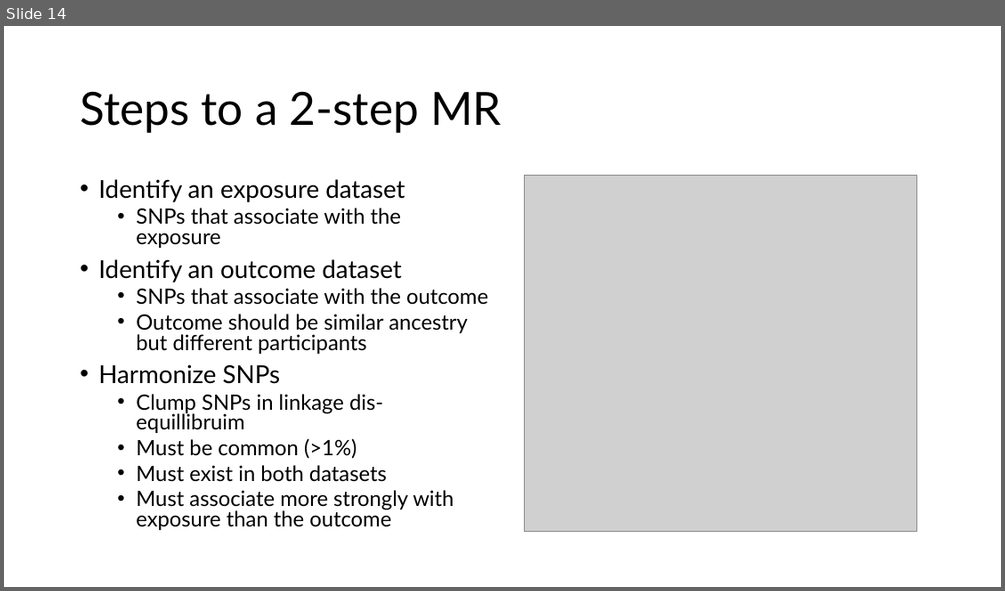
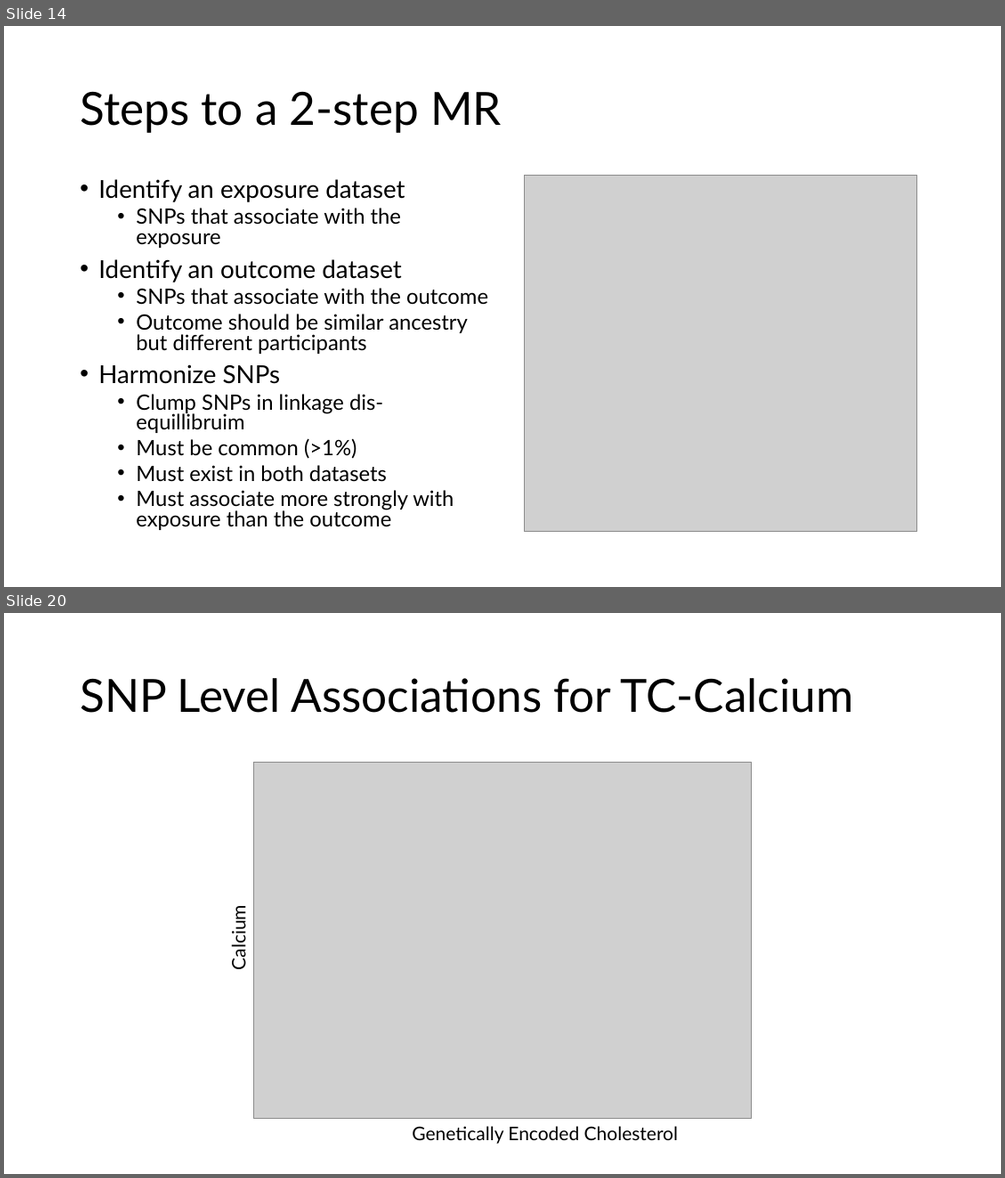
Before and after one commit to BridgesLab/PrecisionNutrition, a slide deck: Presentations/High Cholesterol Causes Bone Demineralization.pptx. Shown one above the other, each under a label of ours: slide 14 before the commit, slides 14 and 20 after it; the slides between them are not shown. The pictures are 1005x591 and 1005x1178 pixels, drawn with LibreOffice and Linux fonts; fonts in the diff are those of the drawing; grey boxes stand for pictures. Boxes give left, top, right and bottom in pixels: in the first picture for what was removed or moved away, otherwise in the second. Text is boxed around its words. In the diff, an @@ line names an element or a change of style, - is before the commit and + after.

Commit message:
Updated figures for cholesterol calcium analysis

```diff
--- a/Presentations/High Cholesterol Causes Bone Demineralization.pptx
+++ b/Presentations/High Cholesterol Causes Bone Demineralization.pptx
@@ slide 20 added at bbox=[4, 613, 1001, 1174], background #FFFFFF @@
@@ title added at bbox=[80, 678, 854, 713], 44 pt, text #000000 @@
+SNP Level Associations for TC-Calcium
@@ picture added at bbox=[254, 763, 752, 1119] @@
@@ text added at bbox=[227, 911, 250, 968], 18 pt, text #000000 @@
+Calcium
@@ text added at bbox=[412, 1126, 678, 1143], 18 pt, text #000000 @@
+Genetically Encoded Cholesterol
```
Also in this commit, not shown: 5 slides changed, 8 other slides added, 2 slides removed, 2 other files.
